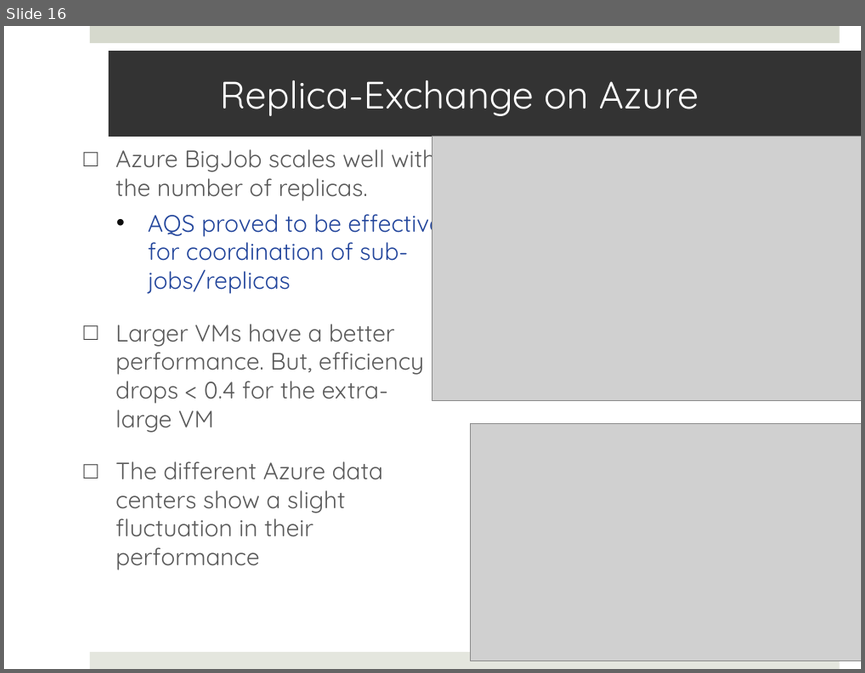
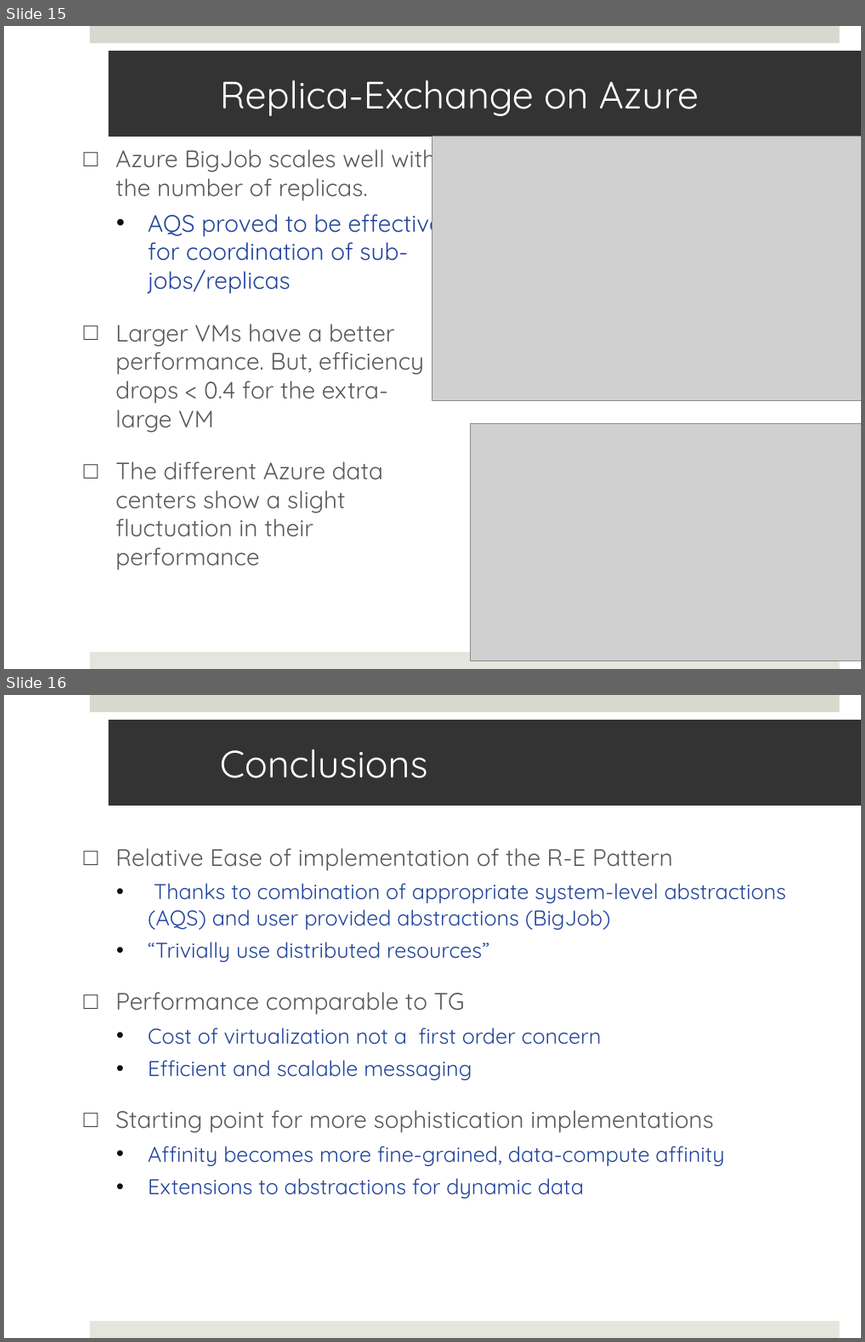
Before and after one commit to saga-project/saga-cpp-legacy-projects, a slide deck: papers/cloudcom10/presentation/saga-azure-cloudcom10.pptx. Shown one above the other, each under a label of ours: slide 16 before the commit, slides 15 and 16 after it. The pictures are 865x673 and 865x1342 pixels, drawn with LibreOffice and Linux fonts; fonts in the diff are those of the drawing; grey boxes stand for pictures. Boxes give left, top, right and bottom in pixels: in the first picture for what was removed or moved away, otherwise in the second. Text is boxed around its words. In the diff, an @@ line names an element or a change of style, - is before the commit and + after.

```diff
--- a/papers/cloudcom10/presentation/saga-azure-cloudcom10.pptx
+++ b/papers/cloudcom10/presentation/saga-azure-cloudcom10.pptx
@@ slide 16 added at bbox=[4, 695, 861, 1338], background #FFFFFF; not listed: 2 template elements that a slide beside it also shows @@
@@ title added at bbox=[109, 720, 861, 805], fill #333333, 32 pt, text #FFFFFF @@
+Conclusions
@@ text added at bbox=[115, 848, 786, 1198], 18 pt, text #21449B @@
+□ Relative Ease of implementation of the R-E Pattern
+  • Thanks to combination of appropriate system-level abstractions (AQS) and user provided abstractions (BigJob)
+  • “Trivially use distributed resources”
+□ Performance comparable to TG
+  • Cost of virtualization not a first order concern
+  • Efficient and scalable messaging
+□ Starting point for more sophistication implementations
+  • Affinity becomes more fine-grained, data-compute affinity
+  • Extensions to abstractions for dynamic data
@@ what was slide 16 is now slide 15 @@
```
Also in this commit, not shown: 4 slides changed, 3 other slides added, 5 slides removed.
